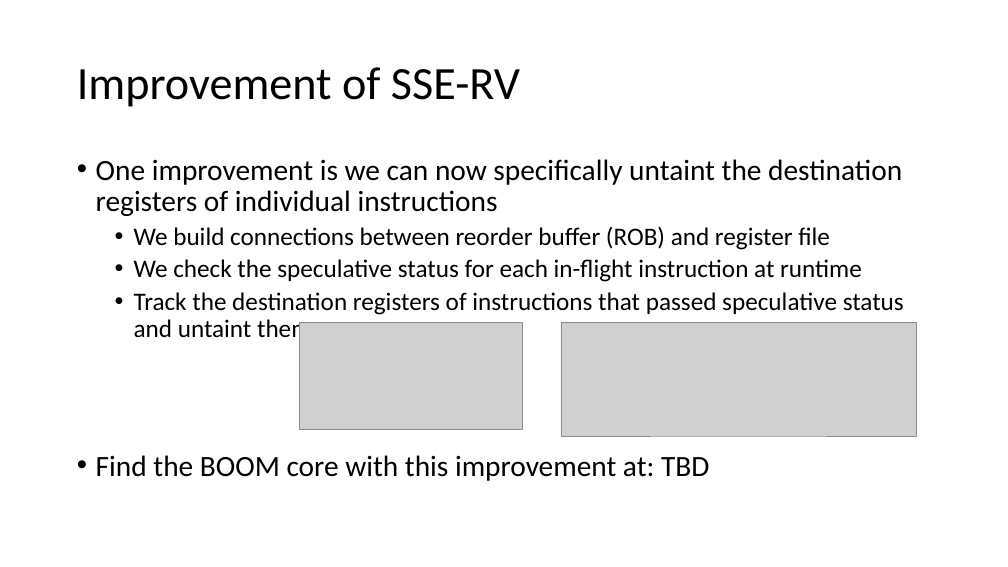
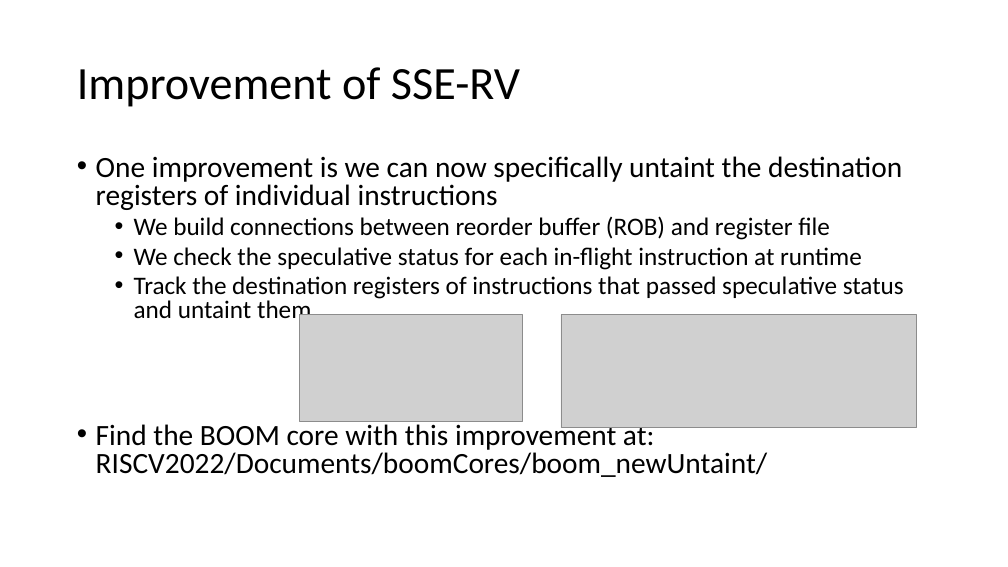
Before and after one commit to zzmzc333/RISCV-Documents, a slide deck: slide 24 of RISC-V Tutorial.pptx. Drawn at 1008x567 pixels with LibreOffice and Linux fonts; fonts in the diff are those of the drawing; grey boxes stand for pictures. Boxes give left, top, right and bottom in pixels: in the first picture for what was removed or moved away, otherwise in the second. Text is boxed around its words. In the diff, an @@ line names an element or a change of style, - is before the commit and + after.

```diff
--- a/RISC-V Tutorial.pptx
+++ b/RISC-V Tutorial.pptx
@@ text at (96,156,904,325): line spacing 0.9 to 0.8 @@
@@ picture: place and size @@
-picture at (299,323,522,430)
+picture at (299,315,522,421)
@@ picture: place and size @@
-picture at (561,323,917,436)
+picture at (561,315,917,428)
@@ text at (96,420,767,477): text changed @@
-• Find the BOOM core with this improvement at: TBD
+• Find the BOOM core with this improvement at: RISCV2022/Documents/boomCores/boom_newUntaint/
```
Also in this commit, not shown: 6 other slides changed.
